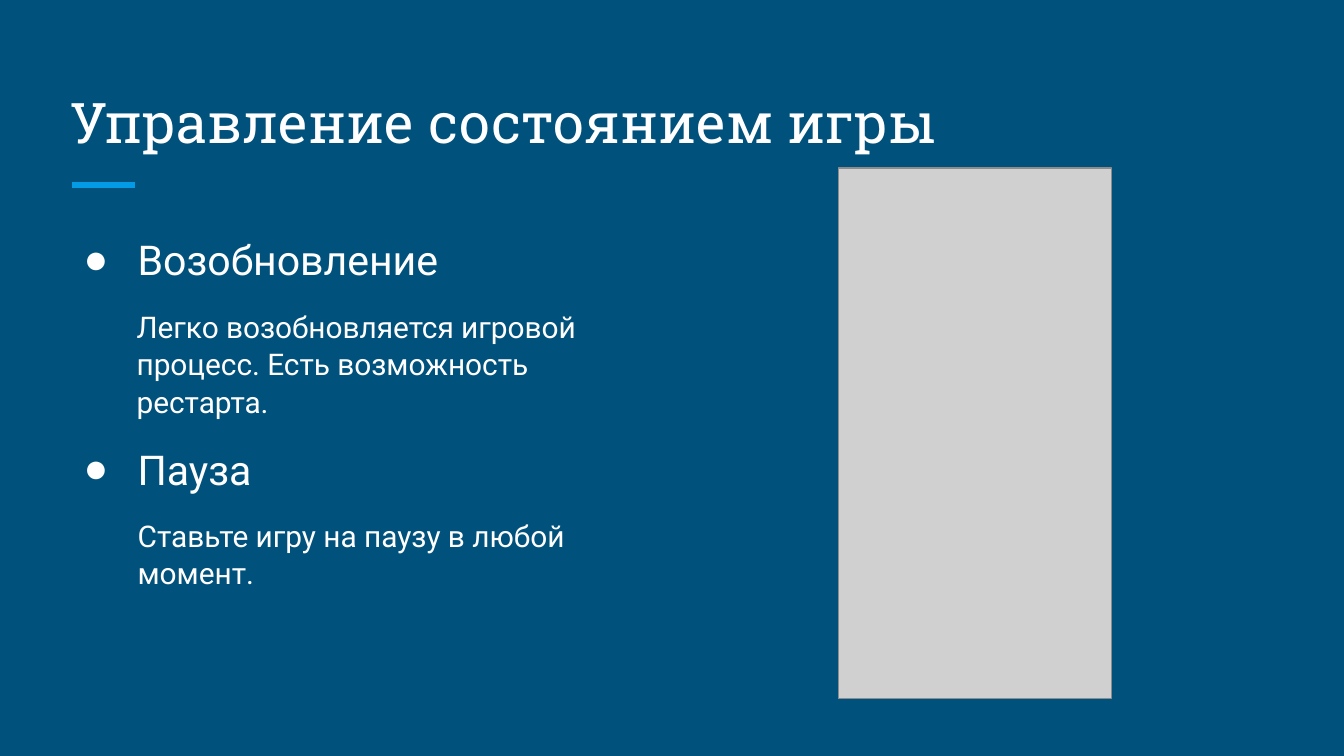
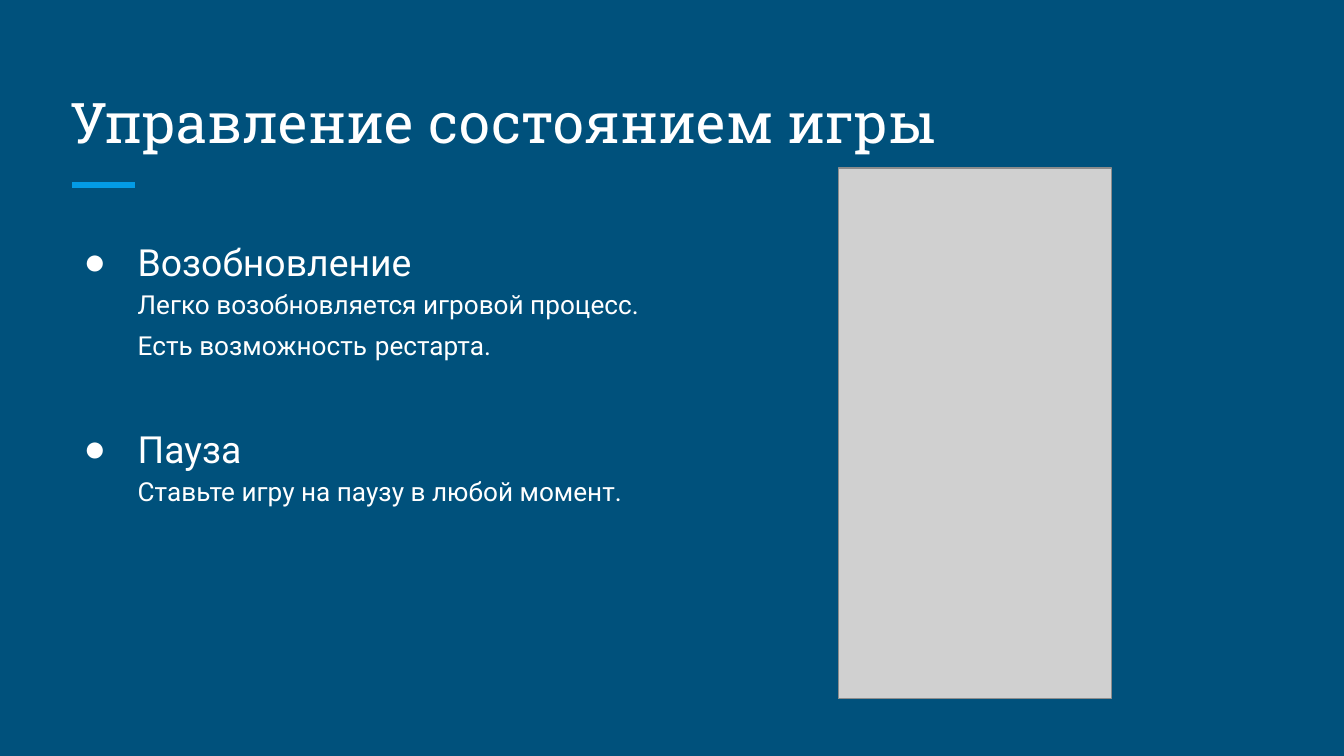
Before and after one commit to yasminaparlak-create/-..., a slide deck: slide 6 of “Space Cleaner” Обзор игры.pptx. Drawn at 1344x756 pixels with LibreOffice and Linux fonts; fonts in the diff are those of the drawing; grey boxes stand for pictures. Boxes give left, top, right and bottom in pixels: in the first picture for what was removed or moved away, otherwise in the second. Text is boxed around its words. In the diff, an @@ line names an element or a change of style, - is before the commit and + after.

```diff
--- a/“Space Cleaner” Обзор игры.pptx
+++ b/“Space Cleaner” Обзор игры.pptx
@@ text at <box>138,247,638,507</box>: text changed; size 16 to 14 pt @@
-● Возобновление
-Легко возобновляется игровой процесс. Есть возможность рестарта.
-● Пауза
-Ставьте игру на паузу в любой момент.
+● Возобновление
+  Легко возобновляется игровой процесс. Есть возможность рестарта.
+● Пауза
+  Ставьте игру на паузу в любой момент.
```
Also in this commit, not shown: 8 other slides changed.
